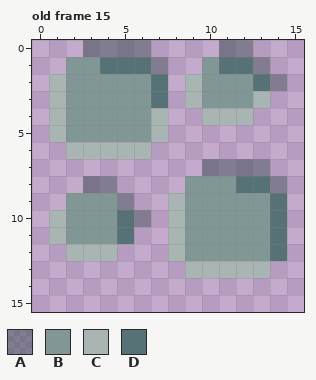
Two states of a pixel-art file, DavisGGJ2023/Assets/ArtDev/TileSet/Tiles_GGJ.aseprite. The first picture shows the starting point.
16x16 pixels, 38 frames. Shown: old frame 15. The commit also changed other frames, which this record leaves out.
Visible layers, top first: "Layer 5", "Layer 3", "Layer 1", "Layer 2".
Palette (. is transparent): A #394a507b  B #819796  C #a8b5b2  D #577277
Pixels before, old frame 15, first column x 1:
 0 ..AAAA....AA..
 1 .BBDDDA..BDDA.
 2 CBBBBBD.CBBBDA
 3 CBBBBBD.CBBBC.
 4 CBBBBBC..CCC..
 5 CBBBBBC.......
 6 .CCCCC........
 7 .........AAAA.
 8 ..AA....BBBDDA
 9 .BBBA..CBBBBBD
10 CBBBDA.CBBBBBD
11 CBBBD..CBBBBBD
12 .CCC...CBBBBBD
13 ........CCCCC.
Now the later version:
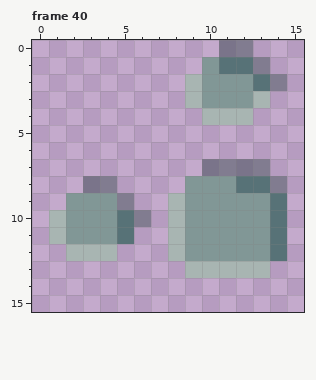
A new or re-ordered frame is compared with the old frame closest to it.
The exact change:
{"change": "frames 38 -> 41"}
{"where": "frame 40 is new; against old frame 15, layer \"Layer 1\""}
{"frame":40,"y":0,"x":3,"old":"AAAA","new":"...."}
{"frame":40,"y":1,"x":2,"old":"BBDDDA","new":"......"}
{"frame":40,"y":2,"x":1,"old":"CBBBBBD","new":"......."}
{"frame":40,"y":3,"x":1,"old":"CBBBBBD","new":"......."}
{"frame":40,"y":4,"x":1,"old":"CBBBBBC","new":"......."}
{"frame":40,"y":5,"x":1,"old":"CBBBBBC","new":"......."}
{"frame":40,"y":6,"x":2,"old":"CCCCC","new":"....."}
{"label":"erased","picture_box":[49,40,168,159]}
